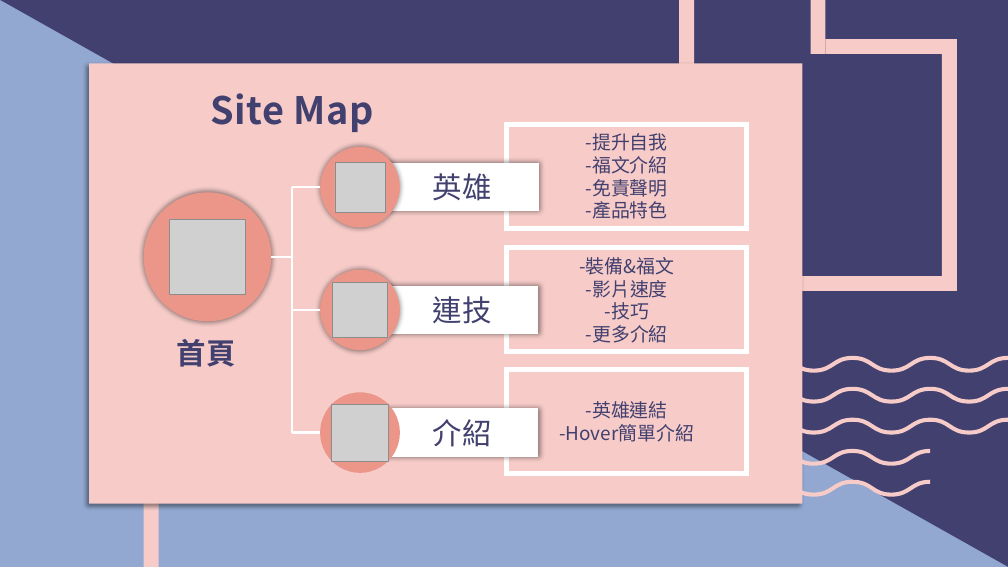
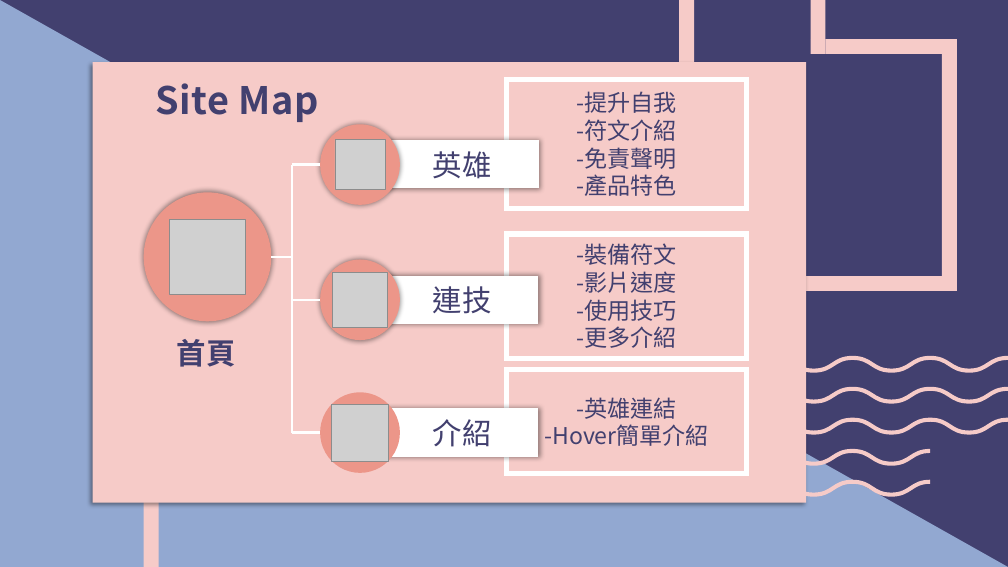
Before and after one commit to leonasdev/WebMidProject, a slide deck: slide 10 of 期末報告企畫書.pptx. Drawn at 1008x567 pixels with LibreOffice and Linux fonts; fonts in the diff are those of the drawing; grey boxes stand for pictures. Boxes give left, top, right and bottom in pixels: in the first picture for what was removed or moved away, otherwise in the second. Text is boxed around its words. In the diff, an @@ line names an element or a change of style, - is before the commit and + after.

```diff
--- a/期末報告企畫書.pptx
+++ b/期末報告企畫書.pptx
@@ rectangle: place and size @@
-rectangle at <box>89,64,803,504</box>
+rectangle at <box>93,62,807,503</box>
@@ text "Site Map": place and size @@
-text "Site Map" at <box>210,93,374,132</box>
+text "Site Map" at <box>155,83,319,122</box>
@@ rectangle "-提升自我": place and size @@
-rectangle "-提升自我" at <box>507,125,746,228</box>
+rectangle "-提升自我" at <box>507,79,746,209</box>
@@ text in rectangle at <box>577,119,677,141</box>: text changed; size 18 to 22 pt @@
--福文介紹
+-符文介紹
@@ text in rectangle at <box>577,91,677,196</box>: size 18 to 22 pt in "-提升自我", "-免責聲明", "-產品特色" @@
@@ picture: place and size @@
-picture at <box>335,162,385,212</box>
+picture at <box>335,140,385,190</box>
@@ 1 rectangle, 1 ellipse, 1 line: place and size @@
-1 rectangle, 1 ellipse, 1 line at <box>293,147,536,228</box>
+1 rectangle, 1 ellipse, 1 line at <box>293,124,536,205</box>
@@ line moved from (293, 433) - (293, 188) to (293, 433) - (293, 165) @@
@@ rectangle "-裝備符文": place and size @@
-rectangle "-裝備符文" at <box>507,248,746,352</box>
+rectangle "-裝備符文" at <box>507,234,746,358</box>
@@ 1 picture, 1 rectangle, 1 line, 1 ellipse: place and size @@
-1 picture, 1 rectangle, 1 line, 1 ellipse at <box>293,270,536,351</box>
+1 picture, 1 rectangle, 1 line, 1 ellipse at <box>293,259,536,340</box>
@@ text in rectangle at <box>577,243,677,265</box>: text changed; size 18 to 22 pt @@
--裝備&福文
+-裝備符文
@@ text in rectangle at <box>577,299,677,321</box>: text changed; size 18 to 22 pt @@
--技巧
+-使用技巧
@@ text in rectangle at <box>577,271,677,348</box>: size 18 to 22 pt in "-影片速度", "-更多介紹" @@
@@ rectangle "-英雄連結" at <box>507,370,746,473</box>: size 18 to 22 pt @@
```
Also in this commit, not shown: 9 other slides changed, 7 slides added, 1 slide removed.
